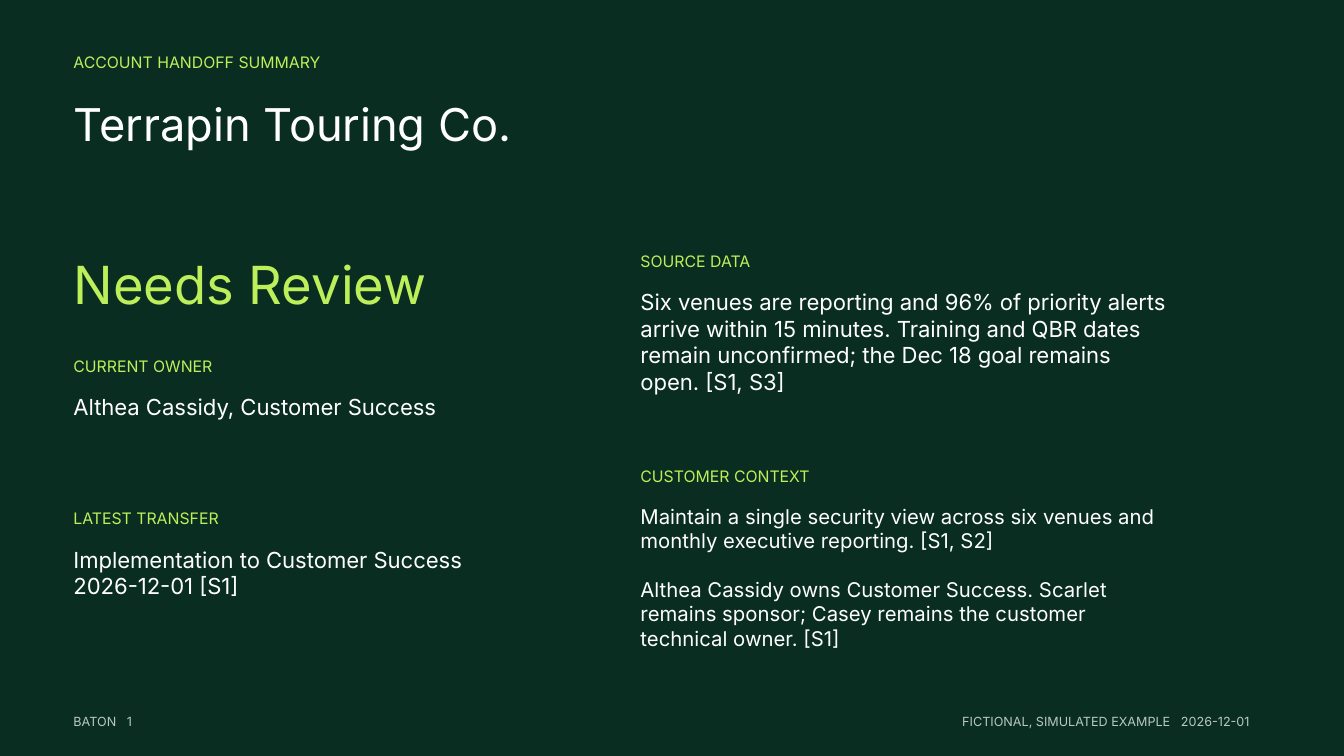
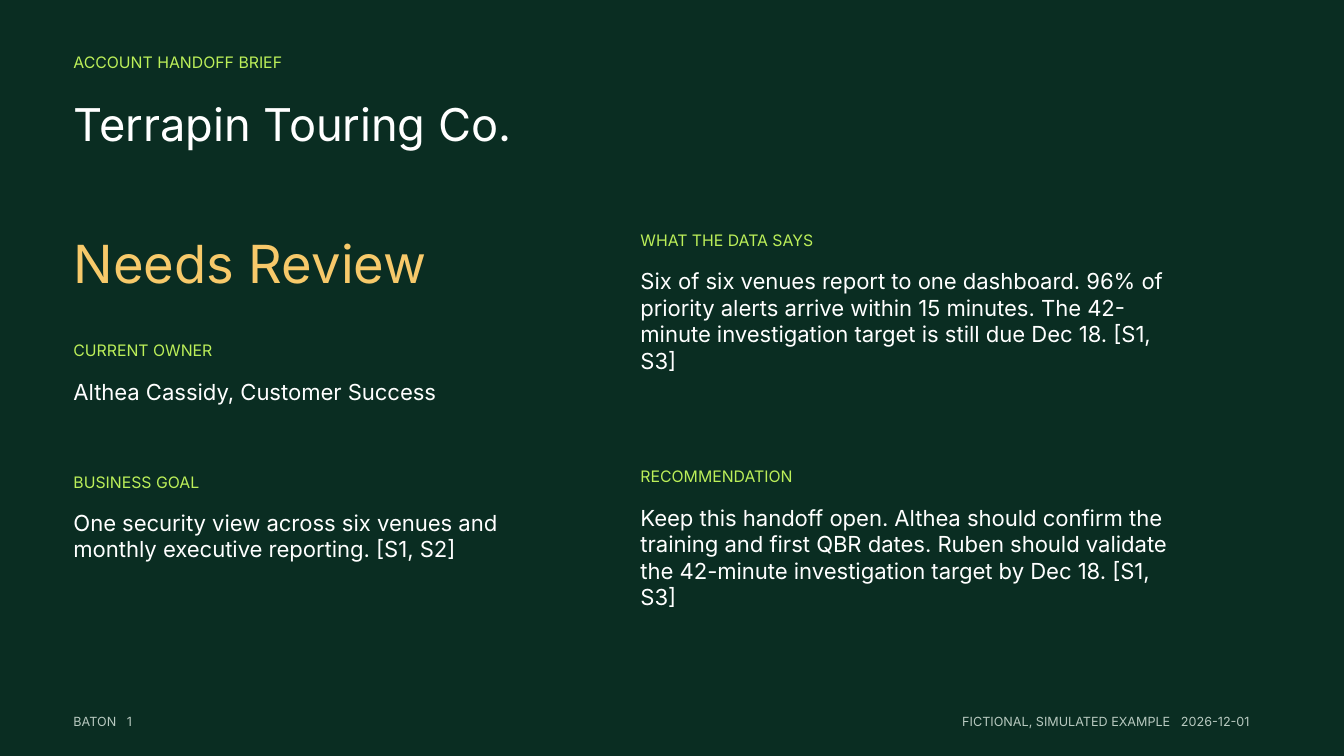
Before and after one commit to KeepTheLidOnTight/account-handoff-quality-agent, a slide deck: slide 1 of examples/terrapin-account-deck.pptx. Drawn at 1344x756 pixels with LibreOffice and Linux fonts; fonts in the diff are those of the drawing. Boxes give left, top, right and bottom in pixels: in the first picture for what was removed or moved away, otherwise in the second. Text is boxed around its words. In the diff, an @@ line names an element or a change of style, - is before the commit and + after.

Commit message:
Focus the account deck on clear next steps

```diff
--- a/examples/terrapin-account-deck.pptx
+++ b/examples/terrapin-account-deck.pptx
@@ text at (73,56,283,68): text changed @@
-ACCOUNT HANDOFF SUMMARY
+ACCOUNT HANDOFF BRIEF
@@ text "Needs Review": place and size @@
-text "Needs Review" at (73,264,427,305)
+text "Needs Review" at (73,243,427,284)
@@ text "Needs Review" at (73,243,427,284): text colour #BCEF59 to #F7C96A @@
@@ text at (640,234,813,246): text changed @@
-SOURCE DATA
+WHAT THE DATA SAYS
@@ text at (640,272,1163,371): text changed @@
-Six venues are reporting and 96% of priority alerts arrive within 15 minutes. Training and QBR dates remain unconfirmed; the Dec 18 goal remains open. [S1, S3]
+Six of six venues report to one dashboard. 96% of priority alerts arrive within 15 minutes. The 42-minute investigation target is still due Dec 18. [S1, S3]
@@ text "CURRENT OWNER": place and size @@
-text "CURRENT OWNER" at (73,360,212,372)
+text "CURRENT OWNER" at (73,344,212,356)
@@ text "Althea Cassidy, Customer Success": place and size @@
-text "Althea Cassidy, Customer Success" at (73,398,436,420)
+text "Althea Cassidy, Customer Success" at (73,383,436,405)
@@ text at (73,476,199,488): text changed @@
-LATEST TRANSFER
+BUSINESS GOAL
@@ text at (640,470,792,482): text changed @@
-CUSTOMER CONTEXT
+RECOMMENDATION
@@ text at (640,509,1167,607): text changed; size 14.5 to 15.8 pt @@
-Maintain a single security view across six venues and monthly executive reporting. [S1, S2]
-Althea Cassidy owns Customer Success. Scarlet remains sponsor; Casey remains the customer technical owner. [S1]
+Keep this handoff open. Althea should confirm the training and first QBR dates. Ruben should validate the 42-minute investigation target by Dec 18. [S1, S3]
@@ text at (73,514,497,562): text changed @@
-Implementation to Customer Success
-2026-12-01 [S1]
+One security view across six venues and monthly executive reporting. [S1, S2]
```
Also in this commit, not shown: 1 other slide changed, 1 slide removed, 1 other file.
